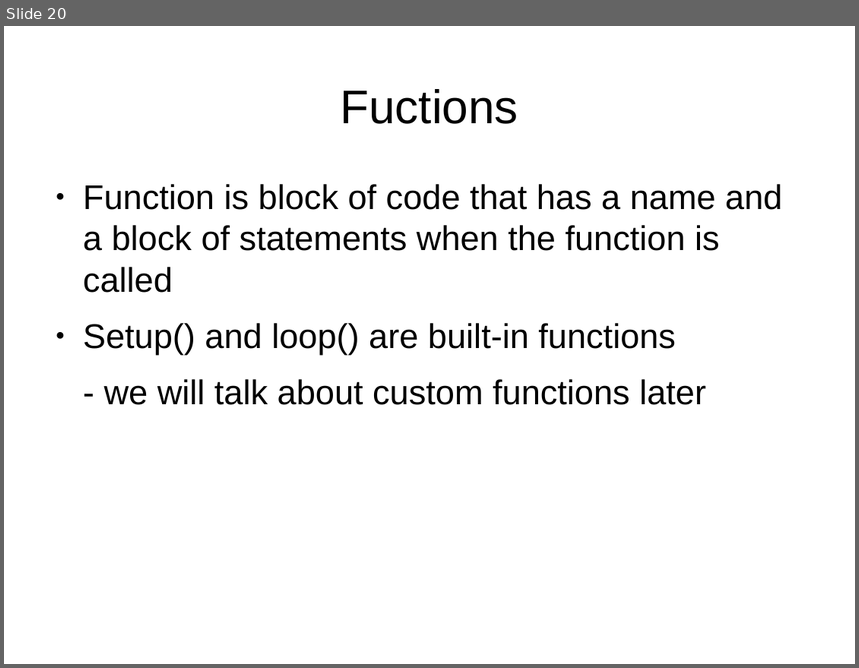
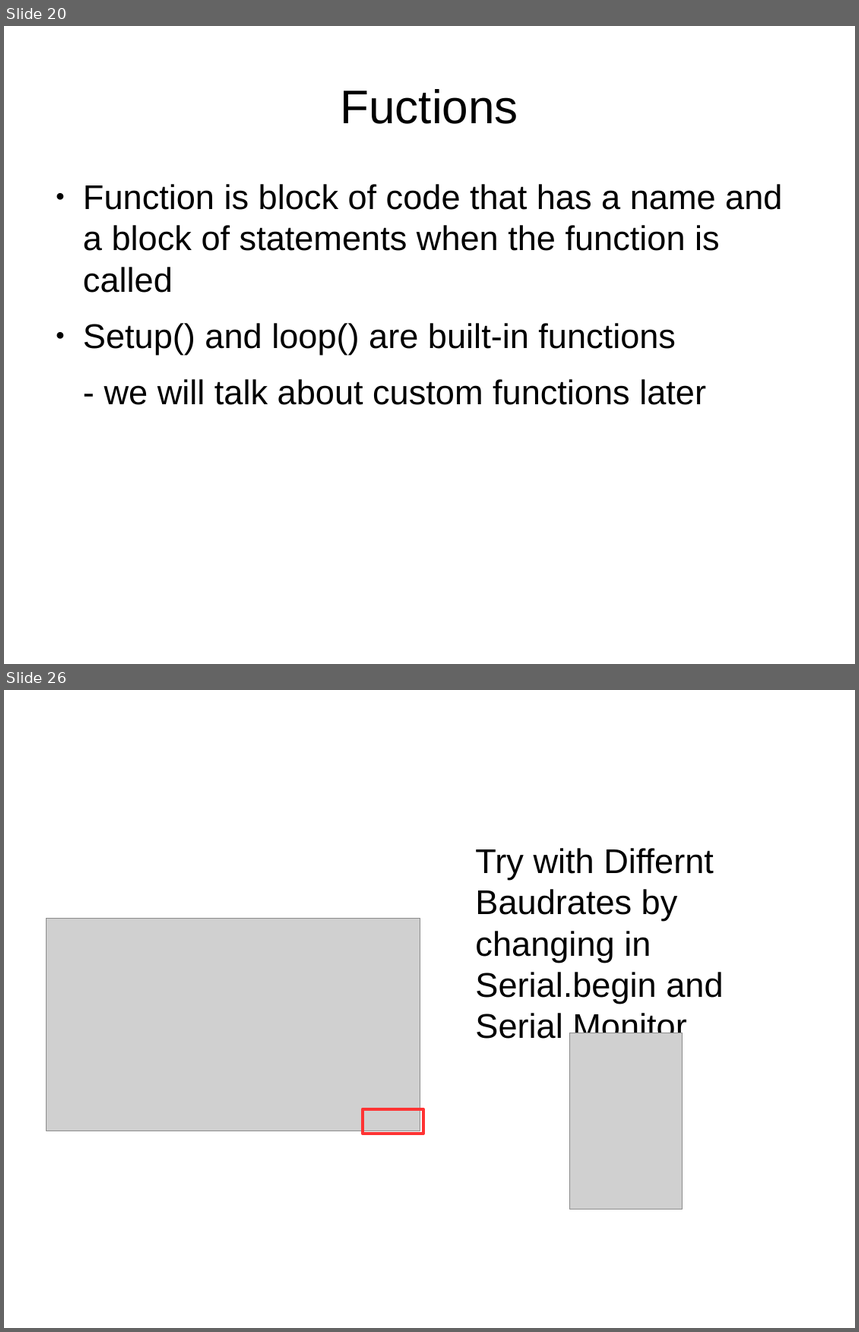
Before and after one commit to anilkunchalaece/LearnIt, a slide deck: Arduino/DayOne.odp. Shown one above the other, each under a label of ours: slide 20 before the commit, slides 20 and 26 after it; the slides between them are not shown. The pictures are 859x668 and 859x1332 pixels, drawn with LibreOffice and Linux fonts; fonts in the diff are those of the drawing; grey boxes stand for pictures. Boxes give left, top, right and bottom in pixels: in the first picture for what was removed or moved away, otherwise in the second. Text is boxed around its words. In the diff, an @@ line names an element or a change of style, - is before the commit and + after.

```diff
--- a/Arduino/DayOne.odp
+++ b/Arduino/DayOne.odp
@@ slide 26 added at box(4, 690, 855, 1328), background #FFFFFF @@
@@ text added at box(475, 848, 723, 1045), 32 pt, text #000000 @@
+Try with Differnt Baudrates by changing in Serial.begin and Serial Monitor
@@ picture added at box(47, 918, 420, 1131) @@
@@ picture added at box(570, 1033, 683, 1210) @@
@@ rectangle added at box(363, 1110, 424, 1133), outline #FF3333 3 pt @@
```
Also in this commit, not shown: 10 other slides added, 15 other files.
